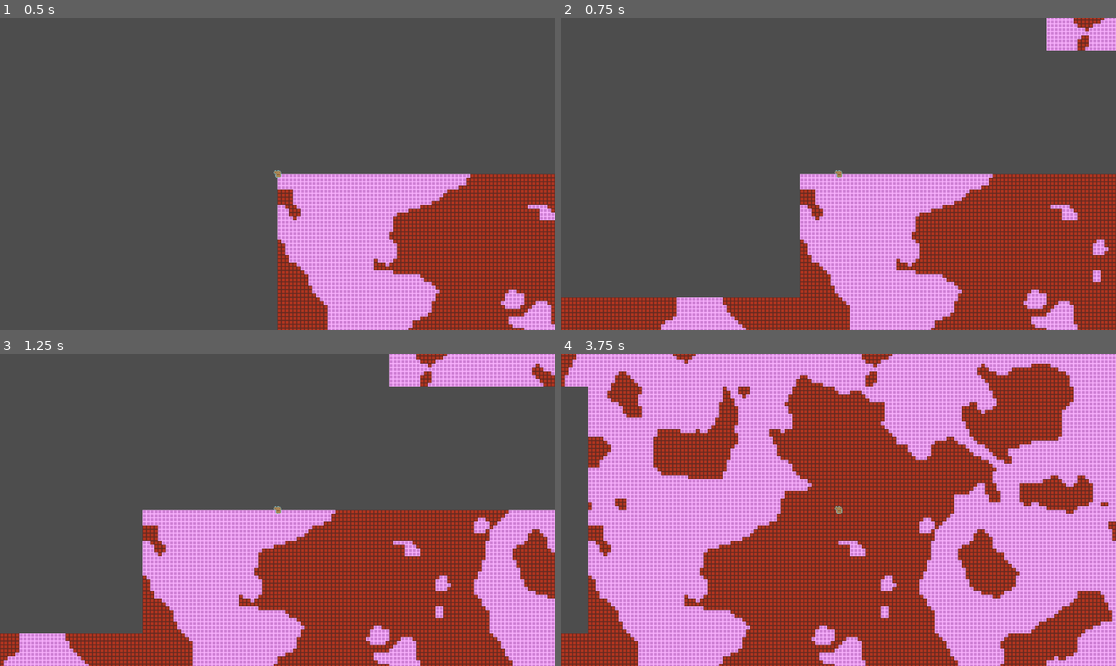
Above: before the commit, frames 1-4 (two rows, left to right).
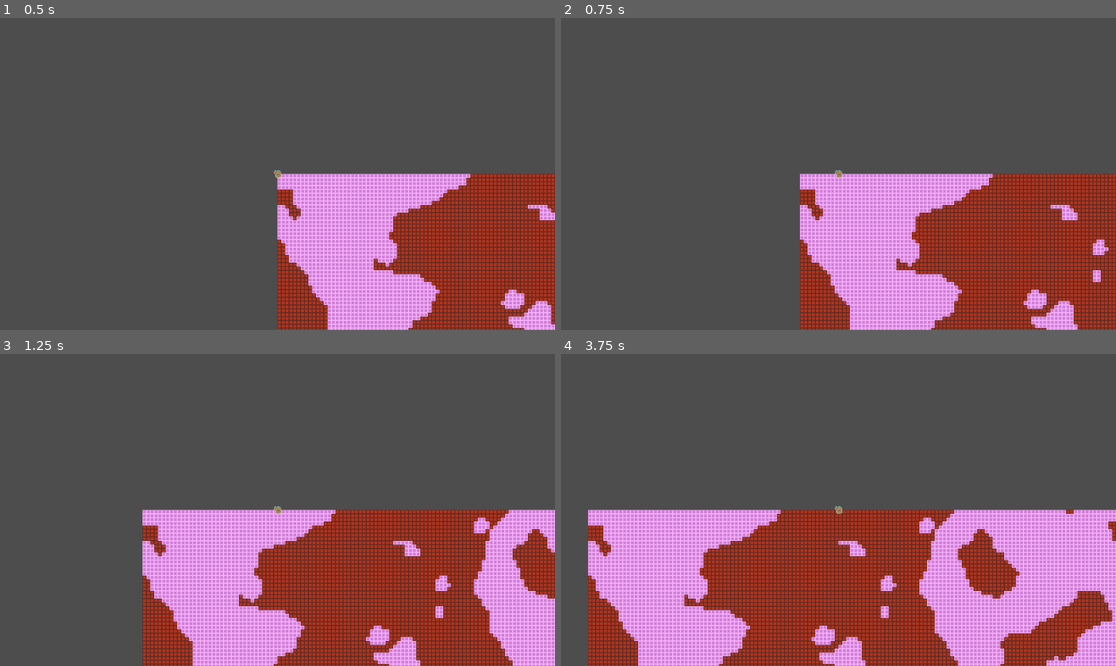
Above: after the commit, the same moments.

Repository: ddegobi/maps
Game: Godot game, scene res://main.tscn
Two runs of this game, one before a commit and one after it. Both use one fixed random seed, a clock stepped at 60 frames per second and the inputs below.
Inputs:
- Up to frame 1 (0.5 s): no input
- Up to frame 2 (0.75 s): tap Enter at 0.5 s; hold Right (right) from 0.53 s (still down)
- Up to frame 3 (1.25 s): keep holding Right (right)
- Up to frame 4 (3.75 s): release Right (right) at 1.28 s; hold Down (down) 1.28-2.03 s; hold Right (right) 2.03-2.78 s; hold Up (up) 2.78-3.53 s; hold Left (left) from 3.53 s (still down)

Frame 1 is identical in both runs. In frame 2, 5.8% of the frame differs, in the area x 0-100%, y 0-100%; in frame 3, 5.8%; in frame 4, 49%.

Commit message:
working on ProxDrawHandler

Diff:
--- a/generation/demo/demo_map_drawer.gd
+++ b/generation/demo/demo_map_drawer.gd
@@ -47,11 +47,6 @@
 			# print("is chunk generated? ", is_chunk_gen(Vector2i(i,j)))
 	# print("is chunk generated? ", is_chunk_gen(Vector2i(-1,-1)))
 
-
-# Called every frame. 'delta' is the elapsed time since the previous frame.
-func _process(delta: float) -> void:
-	pass
-
 ## simple function that automatically create the tiles in the atlas
 func create_tiles(atlas : TileSetAtlasSource) -> void:
 	var atlas_size = atlas.get_atlas_grid_size()
@@ -70,10 +65,12 @@
 
 ## Draws the passed chunk onto the tilemap
 func draw_chunk(chunk_coord : Vector2i) -> void:
+	var verbose = false
 	# get_coords_from_chunk(chunk_coord,HeightChunk.CHUNK_SIZE,0,0)
 	# is_chunk_gen(chunk_coord)
 	if( !is_chunk_gen(chunk_coord) ):
-		print("Generating chunk: ", chunk_coord.x,", " ,chunk_coord.y)
+		if verbose:
+			print("Generating chunk: ", chunk_coord.x,", " ,chunk_coord.y)
 		var height_chunk = map_generator.generate_chunk_at_coord(chunk_coord)
 		var tile_data : TileData
 		for i in HeightChunk.CHUNK_SIZE.x:
--- a/generation/map_processes/rendering/demo_draw_handler.gd
+++ b/generation/map_processes/rendering/demo_draw_handler.gd
@@ -34,7 +34,7 @@
 	visible_bottom_right = chunk_layer.local_to_map(chunk_layer.to_local(camera.get_screen_center_position() + camera.get_viewport_rect().size / 2))
 	visible_top_right = Vector2i(visible_bottom_right.x, visible_top_left.y)
 	visible_bottom_left = Vector2i(visible_top_left.x, visible_bottom_right.y)
-	print(visible_top_left)
+	#print(visible_top_left)
 	var chunks
 	#print("printing mov: ", mov)
 	# checks if there is movement
@@ -59,7 +59,7 @@
 			else:
 				chunks.append_array(list_of_vectors2i(visible_top_left, visible_bottom_left))
 		call_for_draw(chunks)
-		print(chunks)
+		#print(chunks)
 	old_pos = pos
 
 ## returns a list of all the possible vector inbetween min and max
--- a/generation/map_processes/rendering/draw_handler.gd
+++ b/generation/map_processes/rendering/draw_handler.gd
@@ -1,6 +1,9 @@
 @icon("res://interface/icon/draw_handler.png")
 class_name DrawHandler extends Node
 
+@export_range(0, 1, 0.05, "suffix:s", "or_greater")
+var chunk_check_delay : float = 1.0
+var chunk_check_timer = Timer.new()
 var draw_layer : MapDrawer
 var chunk_layer : TileMapLayer
 
@@ -8,13 +11,17 @@
 	draw_layer = d_layer
 	chunk_layer = c_layer
 
-# Called when the node enters the scene tree for the first time.
 func _ready() -> void:
-	pass # Replace with function body.
+	init_timer()
+	chunk_check_timer.start()
 
+func init_timer() -> void:
+	add_child(chunk_check_timer)
+	chunk_check_timer.wait_time = chunk_check_delay
+	chunk_check_timer.one_shot = false
+	chunk_check_timer.connect("timeout", look_for_chunks)
 
-# Called every frame. 'delta' is the elapsed time since the previous frame.
-func _process(delta: float) -> void:
+func look_for_chunks() -> void:
 	pass
 
 func call_for_draw(chunks) -> void:
--- a/generation/map_processes/rendering/prox_draw_handler.gd
+++ b/generation/map_processes/rendering/prox_draw_handler.gd
@@ -1,12 +1,56 @@
 @icon("res://interface/icon/draw_handler.png")
 class_name ProxDrawHandler extends DrawHandler
 
+const MAX_DISTANCE : int = 3
 
-# Called when the node enters the scene tree for the first time.
-func _ready() -> void:
-	pass # Replace with function body.
+# if im making a loaded_chunks we need a way to periodically pop from stack
+var loaded_chunks
+# Priority queue with priority being the proximity index
+var chunk_queue = []
+var player : CharacterBody2D
+# idk i put these here because they are constantly used by the functions, it
+# wouldn't make sense for it to be allocated and freed up hundreds of times, at
+# least i think?
+var pos : Vector2
+var pos_in_chunk_layer : Vector2i
+var idx_cq : int
+
+func _init(d_layer : MapDrawer, c_layer : TileMapLayer, curr_player : CharacterBody2D) -> void:
+	super(d_layer, c_layer)
+	player = curr_player
+	init_chunk_queue()
+
+func find_positions() -> void:
+	pos = player.global_position
+	pos_in_chunk_layer = chunk_layer.local_to_map(pos)
 
 
-# Called every frame. 'delta' is the elapsed time since the previous frame.
-func _process(delta: float) -> void:
+func init_chunk_queue() -> void:
+	find_positions()
+	chunk_queue.append(ChunkPos.new(Vector2i(0,0), 0))
+	chunk_queue.append(ChunkPos.new(Vector2i(1,0), 0))
 	pass
+
+func look_for_chunks() -> void:
+	find_positions()
+	print_rich("[color=FOREST_GREEN]############################################################# ", pos_in_chunk_layer)
+	for i in range(pos_in_chunk_layer.x - MAX_DISTANCE/2, pos_in_chunk_layer.x + MAX_DISTANCE/2):
+		for j in range(pos_in_chunk_layer.y - MAX_DISTANCE/2, pos_in_chunk_layer.y + MAX_DISTANCE/2):
+			# TODO
+			if true:
+				var curr_chunk = Vector2i(i,j)
+				add_to_chunk_queue(ChunkPos.new(curr_chunk, curr_chunk.distance_to(pos)))
+
+func sort_by_distance(a : ChunkPos, b : ChunkPos):
+	return a.dist < b.dist
+
+func add_to_chunk_queue(chunk : ChunkPos) -> void:
+	print_rich("[color=RED]count is ",chunk_queue.size())
+	idx_cq = chunk_queue.bsearch_custom(chunk, sort_by_distance, false)
+	print(chunk, " == ", chunk_queue[idx_cq-1])
+	if true:
+		chunk_queue.insert(idx_cq, chunk)
+		print("inserted chunk: %s" % [chunk])
+
+func add_to_loaded_chunks() -> void:
+	pass
--- /dev/null
+++ b/generation/models/chunk_pos.gd
@@ -0,0 +1,14 @@
+class_name ChunkPos
+
+var pos : Vector2i
+var dist : float
+
+func _init(position, distance) -> void:
+	pos = position
+	dist = distance
+
+func _to_string() -> String:
+	return "ChunkPos{pos: %s, dist: %s}" % [pos, dist]
+
+func equals( chunk : ChunkPos ) -> bool:
+	return pos.x == chunk.pos.x and pos.y == chunk.pos.y
--- a/layer_holder.gd
+++ b/layer_holder.gd
@@ -1,27 +1,48 @@
-extends Node2D
+class_name LayerHolder extends Node2D
 @onready var outside_layer: TileMapLayer = $outside_layer
 @onready var main_camera: Camera2D = $"../dummy_character/camera"
 
 const MAIN_SOURCE_ID = 0
 const PURPLE_TILE_ID = Vector2i(0,0)
 const BASIC_TILESET = preload("res://basic_tileset.png")
-# Called when the node enters the scene tree for the first time.
+
+## current character being played
+var curr_character : CharacterBody2D
+var default_layer : MapDrawer
+var default_chunk_layer : TileMapLayer
+var draw_handler : DrawHandler
+var seed_int : int
+
+## If signal is emmitted, parent node will give layer_holder the character's node the player is
+## currently using. [br]
+signal get_curr_character
+
 func _ready() -> void:
-	var seed_int = 7
-	var default_layer = DemoMapDrawer.new(BASIC_TILESET, DemoMapGenerator.new(seed_int))
+	seed_int = 7
+	default_layer = DemoMapDrawer.new(BASIC_TILESET, DemoMapGenerator.new(seed_int))
 	# we could try and make this a separate class to make the code cleaner (and we can do something
 	# something other than the basic things too with the chunks that are relevant)
-	var default_chunk_layer : TileMapLayer = TileMapLayer.new()
+	default_chunk_layer = TileMapLayer.new()
 	var ts : TileSet = TileSet.new()
 	ts.tile_size = Vector2i( default_layer.tile_set.tile_size.x * HeightChunk.CHUNK_SIZE.x,
 							 default_layer.tile_set.tile_size.y * HeightChunk.CHUNK_SIZE.y)
 	default_chunk_layer.set_tile_set(ts)
-	var default_draw_handler = DemoDrawHandler.new(default_layer, default_chunk_layer,main_camera)
+	#var default_draw_handler = DemoDrawHandler.new(default_layer, default_chunk_layer,main_camera)
+
+	default_chunk_layer.name = StringName("chunk_layer")
+	default_layer.name = StringName("base_layer")
 
 	add_child(default_chunk_layer)
 	add_child(default_layer)
-	add_child(default_draw_handler)
+	#add_child(default_draw_handler)
 
 # Called every frame. 'delta' is the elapsed time since the previous frame.
 func _process(delta: float) -> void:
 	pass
+
+func create_draw_handler() -> void:
+	#print("create_draw_handler() called: ")
+	get_curr_character.emit()
+	draw_handler = ProxDrawHandler.new(default_layer, default_chunk_layer, curr_character)
+	draw_handler.name = StringName("draw_handler")
+	add_child(draw_handler)
--- a/main.gd
+++ b/main.gd
@@ -1,13 +1,19 @@
 extends Node2D
 
-const CAMERA = "camera"
-const DUMMY_CHARACTER = "dummy_character"
+var curr_character : CharacterBody2D
+var layer_holder_node : LayerHolder
 
 # Called when the node enters the scene tree for the first time.
 func _ready() -> void:
-	pass
-
+	curr_character = get_node("dummy_character")
+	layer_holder_node = get_node("layer_holder")
+	layer_holder_node.get_curr_character.connect(give_character_to_layer_holder)
+	layer_holder_node.create_draw_handler()
+	print(layer_holder_node.curr_character)
 
 # Called every frame. 'delta' is the elapsed time since the previous frame.
 func _process(delta: float) -> void:
 	pass
+
+func give_character_to_layer_holder() -> void:
+	layer_holder_node.curr_character = curr_character
